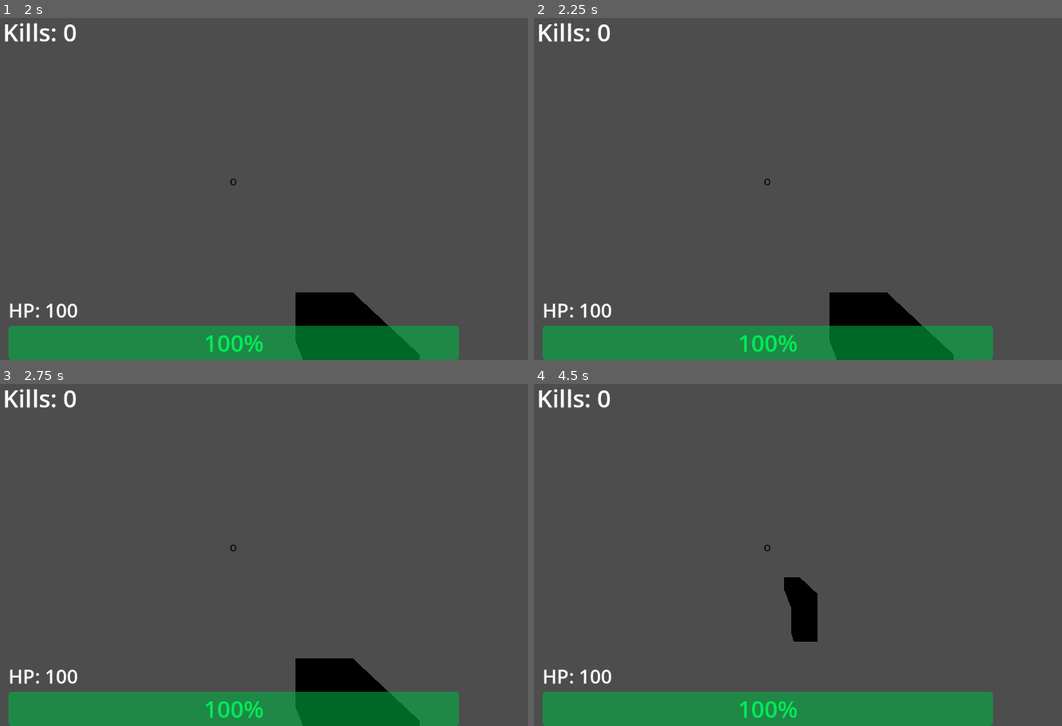
Above: before the commit, frames 1-4 (two rows, left to right).
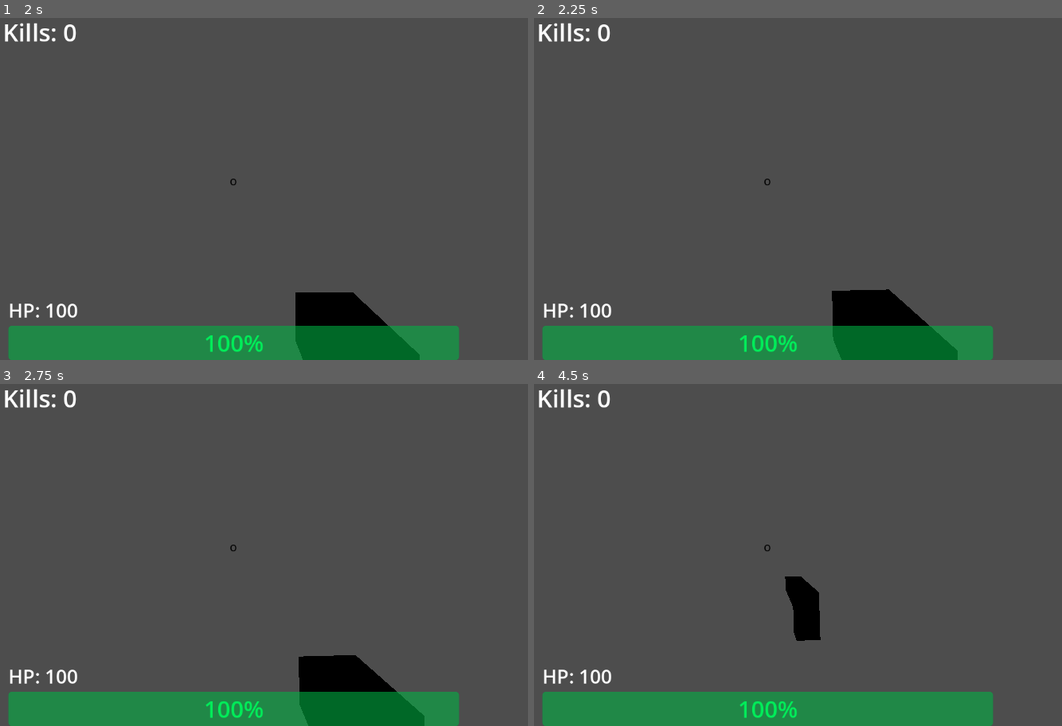
Above: after the commit, the same moments.

Repository: SaebyulH/multiplayer-game
Game: Godot game, scene res://Player.tscn
Two runs of this game, one before a commit and one after it. Both use one fixed random seed, a clock stepped at 60 frames per second and the inputs below. This scene is started directly instead of the project's main scene.
Inputs (mouse positions are in pixels of both pictures, inside the frame that each line leads up to):
- Up to frame 1 (2 s): tap Enter at 0.5 s; move the mouse to (269, 178) at 0.52 s; hold Right mouse button (ads) 0.53-1.28 s; hold W (forward) from 0.53 s (still down); tap Space (jump) at 0.77, 1.25, 1.52 s; move the mouse to (200, 182) at 1.27 s; click (200, 182) at 1.35 s
- Up to frame 2 (2.25 s): keep holding W (forward); tap Enter at 2 s; move the mouse to (782, 175) at 2.02 s; hold Shift (slide) from 2.03 s (still down)
- Up to frame 3 (2.75 s): keep holding W (forward); keep holding Shift (slide)
- Up to frame 4 (4.5 s): keep holding W (forward); tap Space (jump) at 2.75, 3.02, 3.77 s; move the mouse to (761, 551) at 2.77 s; release Shift (slide) at 2.78 s; right-click (761, 551) at 2.85 s; tap Enter at 3.5 s; move the mouse to (813, 551) at 3.52 s; press the mouse at (813, 551) at 3.53 s; move the mouse to (718, 544) at 4.27 s; release the mouse at (718, 544) at 4.28 s; tap Shift (slide) at 4.35 s

Frame 1 is identical in both runs. In frame 2, 0.4% of the frame differs, in the area x 55-81%, y 79-100%; in frame 3, 0.5%; in frame 4, 0.2%.

Commit message:
camera tilt on slide

Diff:
--- a/Player.tscn
+++ b/Player.tscn
@@ -84,9 +84,11 @@
 [node name="Head" type="Node3D" parent="." unique_id=310579590]
 transform = Transform3D(1, 0, 0, 0, 1, 0, 0, 0, 1, 0, 0.5, 0)
 
-[node name="Camera3D" type="Camera3D" parent="Head" unique_id=1949569597]
+[node name="CameraTilt" type="Node3D" parent="Head" unique_id=517543012]
 
-[node name="AttackRaycast" type="RayCast3D" parent="Head/Camera3D" unique_id=1871601543]
+[node name="Camera3D" type="Camera3D" parent="Head/CameraTilt" unique_id=1949569597]
+
+[node name="AttackRaycast" type="RayCast3D" parent="Head/CameraTilt/Camera3D" unique_id=1871601543]
 target_position = Vector3(0, 0, -1000)
 
 [node name="CSGCombiner3D" type="CSGCombiner3D" parent="Head" unique_id=2003275331]
--- a/player.gd
+++ b/player.gd
@@ -30,7 +30,7 @@
 const WALK_JUMP_POWER = 8.0
 const WALK_JUMP_ANGLE = 10.0
 
-const SLIDE_MAX_SPEED = 20.0
+const SLIDE_MAX_SPEED = 10.0
 const SLIDE_ACCEL = 4.0
 const SLIDE_FRICTION = 5.0
 const SLIDE_ENTRY_BOOST = 2.0
@@ -53,6 +53,10 @@
 const SLOPE_ACCEL_MULTIPLIER = 5.0
 const MIN_SLOPE_ANGLE = 5.0
 const MAX_SLOPE_ANGLE = 60.0
+
+# Camera tilt
+const SLIDE_TILT_AMOUNT = 1
+const SLIDE_TILT_SPEED = 8.0
 
 # Movement state vars
 var coyote_timer: float = 0.0
@@ -74,8 +78,9 @@
 
 # Nodes
 @onready var head = $Head
-@onready var camera = $Head/Camera3D
-@onready var raycast = $Head/Camera3D/AttackRaycast
+@onready var camera_tilt = $Head/CameraTilt
+@onready var camera = $Head/CameraTilt/Camera3D
+@onready var raycast = $Head/CameraTilt/Camera3D/AttackRaycast
 @onready var health_label = $CanvasLayer/VBoxContainer/HealthLabel
 @onready var health_bar = $CanvasLayer/VBoxContainer/HealthBar
 @onready var kills_label = $CanvasLayer/KillsLabel
@@ -147,6 +152,7 @@
 	update_jump_cooldown_timer(delta)
 	update_movement_states()
 	apply_forces(delta)
+	update_camera_tilt(delta)
 
 	current_velocity = current_velocity.clamp(
 		Vector3(-999, -TERMINAL_VELOCITY, -999),
@@ -169,6 +175,18 @@
 	forward = forward.normalized()
 	right = right.normalized()
 	return (forward * input_dir.y + right * input_dir.x).normalized()
+
+# ─── Camera Tilt ──────────────────────────────────────────────────────────────
+
+func update_camera_tilt(delta: float):
+	var target_tilt := 0.0
+	if movement_mode == MovementMode.SLIDE:
+		var horiz_vel = Vector3(current_velocity.x, 0, current_velocity.z)
+		if horiz_vel.length() > 0.1:
+			var cam_right = camera.global_transform.basis.x
+			var lateral = horiz_vel.dot(cam_right)
+			target_tilt = -lateral / SLIDE_MAX_SPEED * SLIDE_TILT_AMOUNT
+	camera_tilt.rotation.z = lerp(camera_tilt.rotation.z, target_tilt, SLIDE_TILT_SPEED * delta)
 
 # ─── State Management ─────────────────────────────────────────────────────────
 
